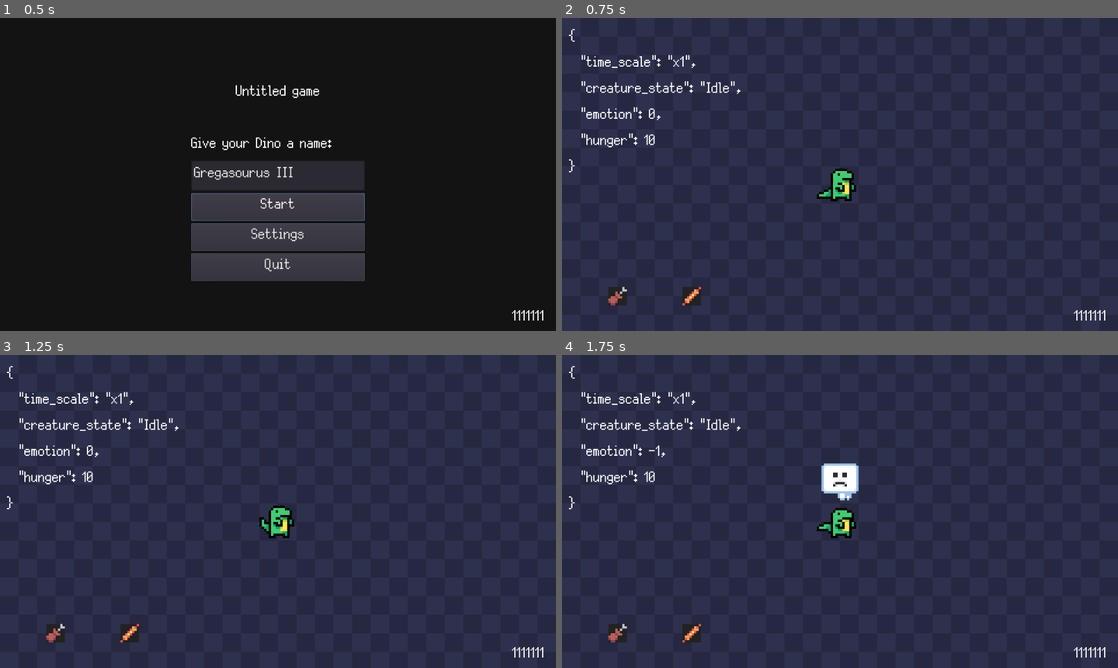
Above: before the commit, frames 1-4 (two rows, left to right).
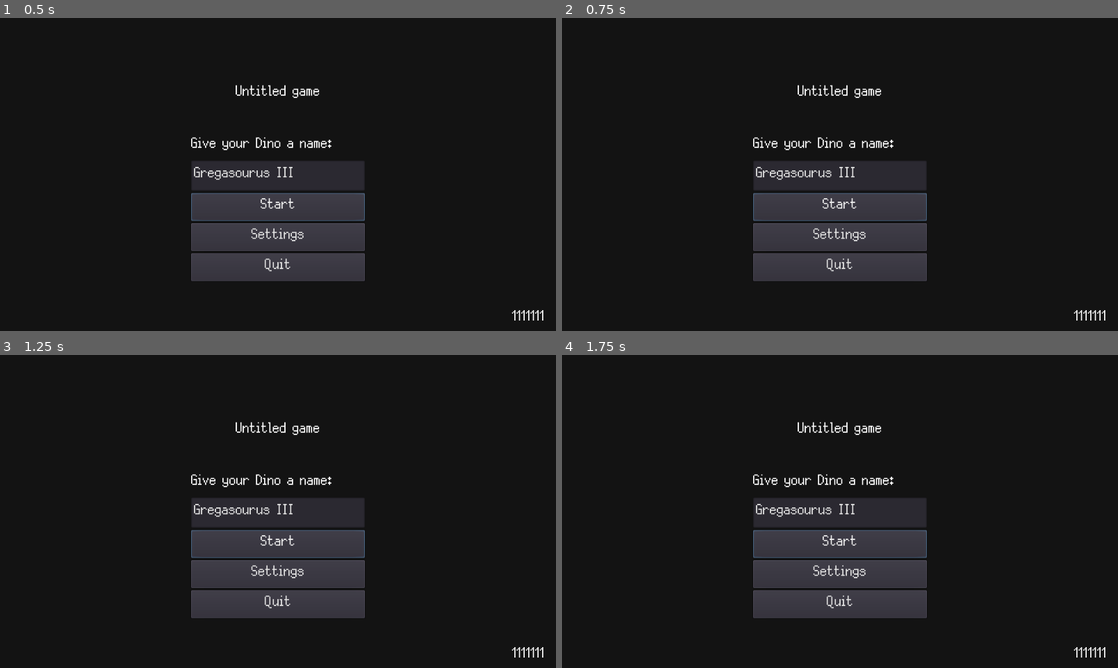
Above: after the commit, the same moments.

Repository: colinbellino/ai-and-games-2022
Game: Godot game, scene res://media/scenes/main.tscn
Two runs of this game, one before a commit and one after it. Both use one fixed random seed, a clock stepped at 60 frames per second and the inputs below.
Inputs (mouse positions are in pixels of both pictures, inside the frame that each line leads up to):
- Up to frame 1 (0.5 s): no input
- Up to frame 2 (0.75 s): click "Start" at 0.5 s
- Up to frame 3 (1.25 s): no input
- Up to frame 4 (1.75 s): click (840, 542) at 1.25 s, where only the run after the commit has a clickable "Start"

Frame 1 is identical in both runs. In frame 2, 92% of the frame differs, in the area x 0-100%, y 0-100%; in frame 3, 92%; in frame 4, 92%.

Commit message:
Start working on the pathfinding

Diff:
--- a/media/scenes/ui/DebugUI.tscn
+++ b/media/scenes/ui/DebugUI.tscn
@@ -1,13 +1,19 @@
-[gd_scene load_steps=3 format=2]
+[gd_scene load_steps=4 format=2]
 
 [ext_resource path="res://media/main.theme" type="Theme" id=1]
 [ext_resource path="res://src/DebugUI.gd" type="Script" id=2]
+[ext_resource path="res://src/DebugDraw.gd" type="Script" id=3]
 
 [node name="DebugUI" type="CanvasLayer"]
 unique_name_in_owner = true
 layer = 2
 follow_viewport_enable = true
 script = ExtResource( 2 )
+
+[node name="DebugDraw" type="Control" parent="."]
+margin_right = 960.0
+margin_bottom = 540.0
+script = ExtResource( 3 )
 
 [node name="Dump" type="Label" parent="."]
 unique_name_in_owner = true
--- a/project.godot
+++ b/project.godot
@@ -29,6 +29,11 @@
 "language": "GDScript",
 "path": "res://src/behaviours/Behaviour.gd"
 }, {
+"base": "Control",
+"class": "DebugDraw",
+"language": "GDScript",
+"path": "res://src/DebugDraw.gd"
+}, {
 "base": "CanvasLayer",
 "class": "DebugUI",
 "language": "GDScript",
@@ -129,6 +134,7 @@
 "Audio": "",
 "Bark": "",
 "Behaviour": "",
+"DebugDraw": "",
 "DebugUI": "",
 "EmitStimulus": "",
 "Entity": "",
--- /dev/null
+++ b/src/DebugDraw.gd
@@ -0,0 +1,31 @@
+class_name DebugDraw extends Control
+
+var font : DynamicFont
+
+func _ready() -> void:
+    font = DynamicFont.new()
+    font.font_data = ResourceLoader.load(Globals.font1_path)
+    font.size = 26
+
+func _process(_delta: float) -> void:
+    update()
+
+func _draw() -> void:
+    if Globals.settings.debug_draw == false:
+        return
+
+    var TEXT_OFFSET := Vector2(0.3, 0.6)
+    var SCALE := 64
+
+    var points := Globals.astar.get_points()
+    for cell_index in points:
+        var cell_position := Globals.astar.get_point_position(cell_index)
+        var color = Color.red
+        color.a = 0.5
+        draw_rect(Rect2((cell_position + Vector2(0.1, 0.1)) * SCALE, Vector2(0.8, 0.8) * SCALE),  color)
+        draw_string(font, (cell_position + TEXT_OFFSET) * SCALE, "%s,%s" % [cell_position.x, cell_position.y], Color.white)
+
+        var connections := Globals.astar.get_point_connections(cell_index)
+        for connection_index in connections:
+            var connection_position := Globals.astar.get_point_position(connection_index)
+            draw_line((cell_position + Vector2(0.5, 0.5)) * SCALE, (connection_position + Vector2(0.5, 0.5)) * SCALE, Color.blue, 0.5)
--- a/src/Game.gd
+++ b/src/Game.gd
@@ -29,6 +29,7 @@
     assert(Globals.version != null, "Globals.version not initialized correctly.")
     Globals.can_fullscreen = OS.get_name() == "Windows"
     Globals.can_change_resolution = OS.get_name() != "HTML5"
+
 
     if Globals.can_fullscreen:
         Globals.set_fullscreen(Globals.settings.window_fullscreen)
@@ -139,9 +140,12 @@
     var file := File.new()
     assert(file.file_exists(world_path), "Failed to load sprite frames: %s" % [world_path])
 
-    Globals.current_level = LDTK.load_ldtk(world_path)
+    var result = LDTK.load_ldtk(world_path)
+    Globals.current_level = result[0]
+    Globals.current_level_data = result[1]
     Globals.world.add_child(Globals.current_level)
     LDTK.update_entities(Globals.current_level.find_node("Entities"))
+    Globals.astar = LDTK.create_astar()
 
     assert(Globals.creature != null, "No creature found in the level, did we forget to add one?")
 
--- a/src/GameSettings.gd
+++ b/src/GameSettings.gd
@@ -9,6 +9,11 @@
 export var level : int
 
 # Debug stuff
+# Skip the title and start a new game with the first level.
 export var debug_skip_title : bool
+# Display the full entity names in the editor and logs.
 export var debug_entity_fullname : bool
+# Skip all in game cooldowns (pet, feed, etc).
 export var debug_skip_cooldowns : bool
+# Draws debug UI like pathfinding, etc.
+export var debug_draw : bool
--- a/src/Globals.gd
+++ b/src/Globals.gd
@@ -31,6 +31,7 @@
 var game_state_exited : bool
 var emotion : int
 var hunger : int
+var astar : AStar2D
 var creature_name : String
 
 # Nodes
@@ -39,6 +40,7 @@
 var ui_debug : DebugUI
 var world : Node2D
 var current_level: Node2D
+var current_level_data: Dictionary
 var camera: Camera2D
 var creature : Entity
 
--- a/src/LDTK.gd
+++ b/src/LDTK.gd
@@ -1,11 +1,11 @@
 class_name LDTK
 
 # Warning: this is some very bad code that i had to copy from the LDtk importer
-static func load_ldtk(filepath: String) -> Node2D:
+static func load_ldtk(filepath: String) -> Array:
     var LDtk = preload("res://addons/LDtk-Importer/LDtk.gd").new()
 
     var options := {
-        "Import_Collisions": false,
+        "Import_Collisions": true,
         "Import_Custom_Entities": true,
         "Import_Metadata": true,
         "Import_YSort_Entities_Layer": false,
@@ -53,7 +53,7 @@
 
                     children.erase(child)
 
-    return map
+    return [map, LDtk.map_data]
 
 #create layers in level
 static func _get_level_layerInstances(LDtk, level, options):
@@ -162,6 +162,34 @@
             names.append(behaviour_item.class)
         push_warning("List of existing behaviours: %s" % [names])
 
+static func create_astar() -> AStar2D:
+    var astar := AStar2D.new()
+
+    var DIRECTIONS := PoolVector2Array([
+        Vector2.LEFT,
+        Vector2.UP,
+        Vector2.RIGHT,
+        Vector2.DOWN,
+    ])
+
+    var ground : TileMap = Globals.world.find_node("Ground", true, false)
+    var cells : PoolVector2Array = ground.get_used_cells()
+    for index in range(0, cells.size()):
+        var position = cells[index]
+        astar.add_point(index, position)
+
+    var points := astar.get_points()
+    for cell_index in points:
+        var cell_position := astar.get_point_position(cell_index)
+
+        for direction in DIRECTIONS:
+            var neighbour_position : Vector2 = cell_position + direction
+            var neighour_index := astar.get_closest_point(neighbour_position)
+            if cell_index != neighour_index:
+                astar.connect_points(cell_index, neighour_index, true)
+
+    return astar
+
 static func get_behaviour_meta(entity: Entity, behaviour_name: String, meta_identifier: String, default_value = null):
     var key := "%s_%s" % [behaviour_name, meta_identifier]
     if entity.has_meta(key) == false:
Not shown, changed: media/maps/world_0.ldtk
